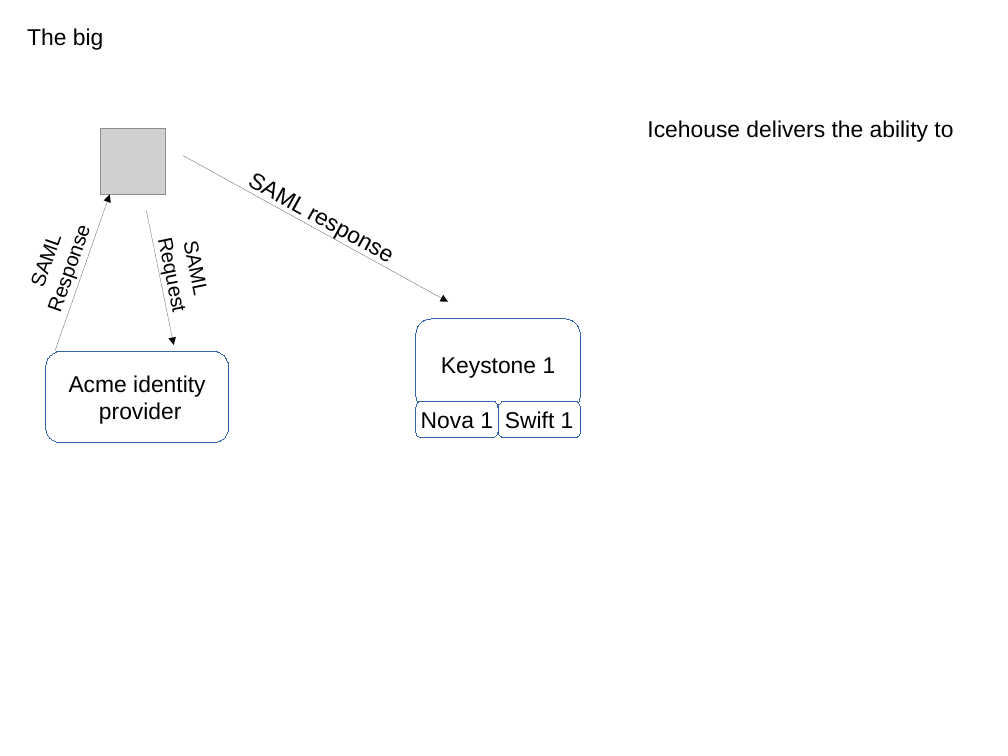
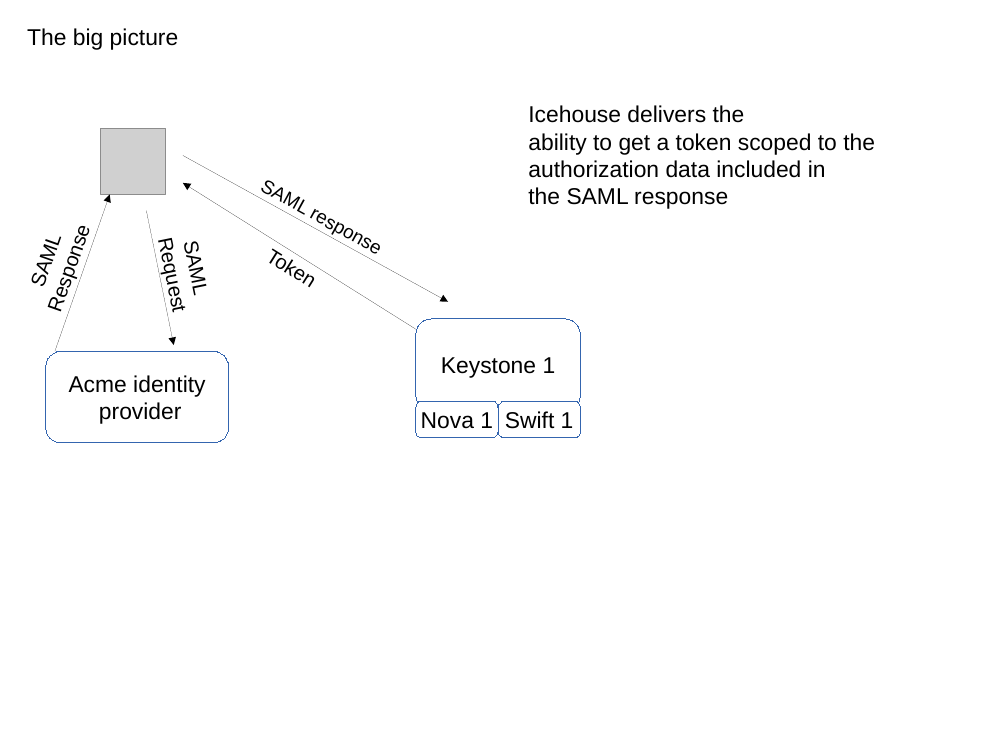
Before and after one commit to joesavak/OpenStackFederation, a slide deck: slide 5 of os-federation.odp. Drawn at 1008x756 pixels with LibreOffice and Linux fonts; fonts in the diff are those of the drawing; grey boxes stand for pictures. Boxes give left, top, right and bottom in pixels: in the first picture for what was removed or moved away, otherwise in the second. Text is boxed around its words. In the diff, an @@ line names an element or a change of style, - is before the commit and + after.

Commit message:
icehouse

```diff
--- a/os-federation.odp
+++ b/os-federation.odp
@@ text at [27,28,179,50]: text changed @@
-The big
+The big picture
@@ text at [528,105,875,209]: text changed @@
-Icehouse delivers the ability to
+Icehouse delivers the
+ability to get a token scoped to the
+authorization data included in
+the SAML response
@@ line "SAML response" at [183,155,448,302]: size 18 to 15 pt @@
@@ line added at [183,183,416,329], outline #000000 0 pt, 16 pt, text #000000 @@
+Token
```
